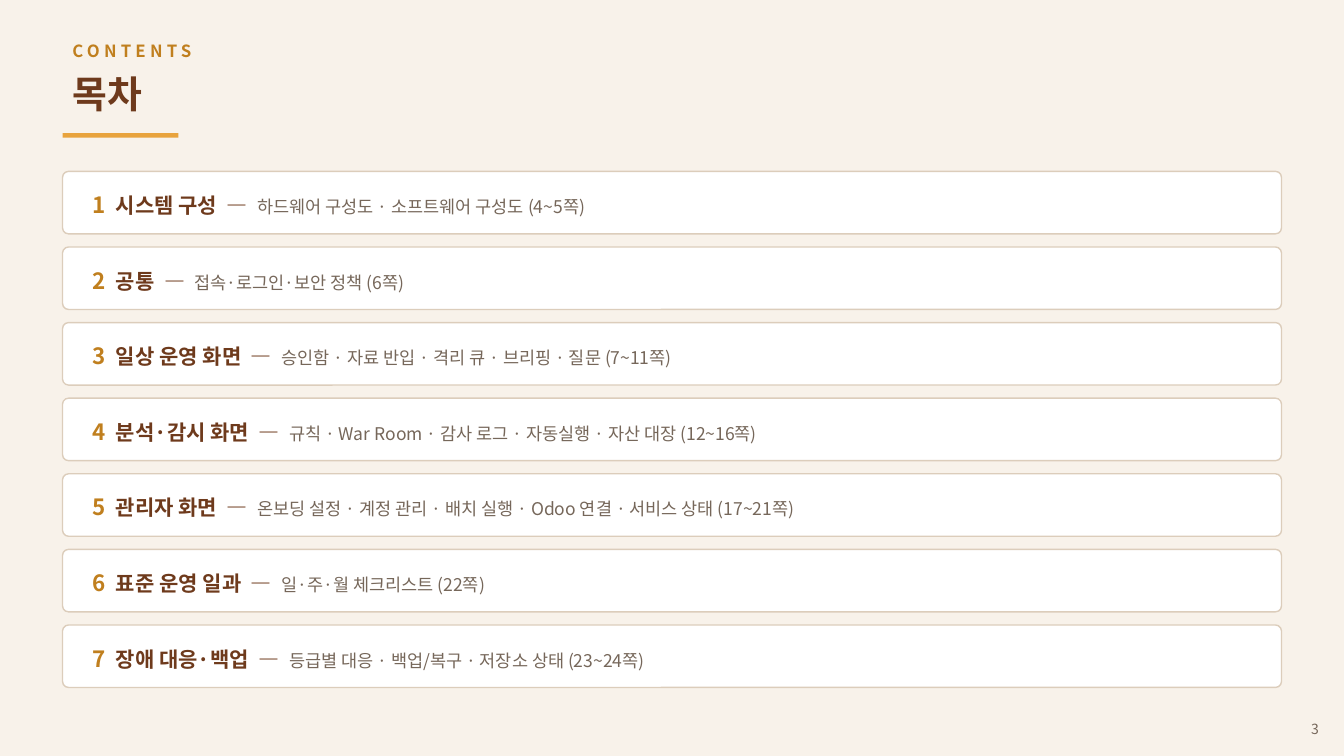
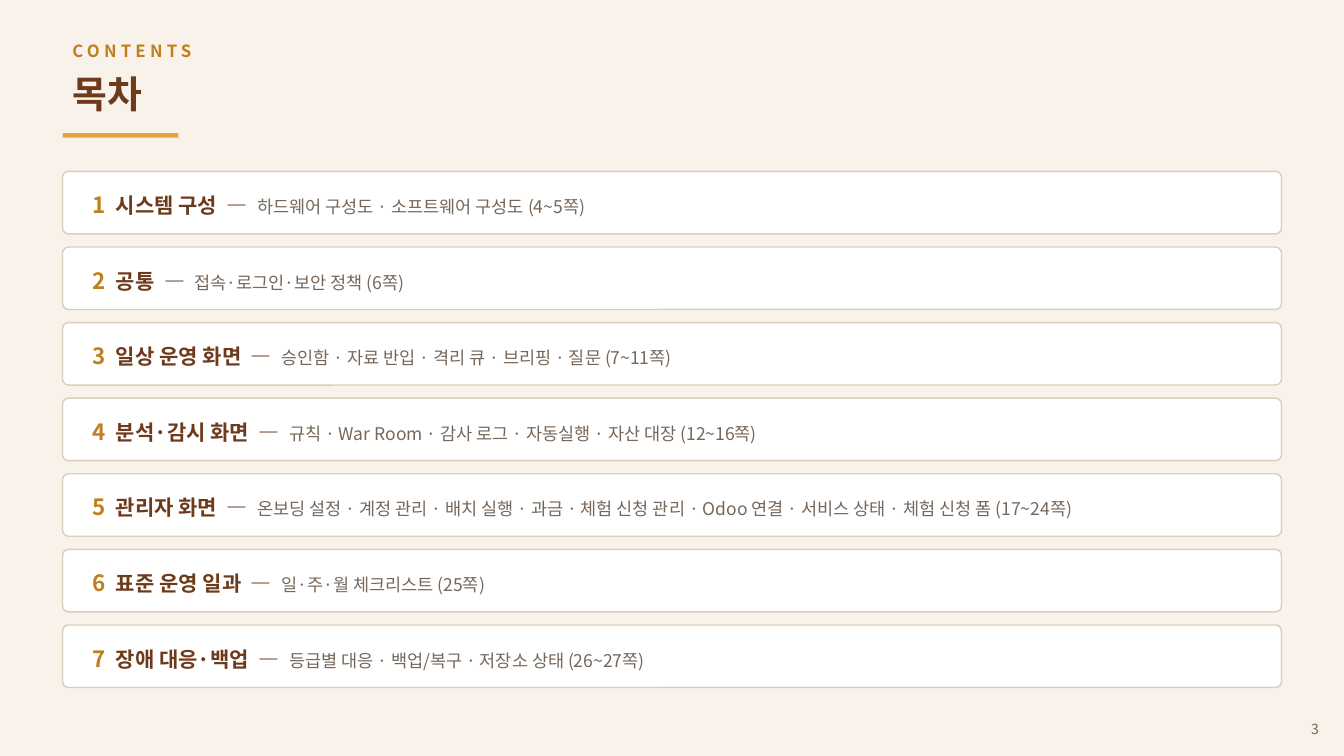
Before and after one commit to asclhg-web/thirdbrain-web, a slide deck: slide 3 of docs/presentations/AX_Operations_Manual_v2.pptx. Drawn at 1344x756 pixels with LibreOffice and Linux fonts; fonts in the diff are those of the drawing. Boxes give left, top, right and bottom in pixels: in the first picture for what was removed or moved away, otherwise in the second. Text is boxed around its words. In the diff, an @@ line names an element or a change of style, - is before the commit and + after.

```diff
--- a/docs/presentations/AX_Operations_Manual_v2.pptx
+++ b/docs/presentations/AX_Operations_Manual_v2.pptx
@@ text at [93,497,1072,519]: text changed @@
-5 관리자 화면 — 온보딩 설정 · 계정 관리 · 배치 실행 · Odoo 연결 · 서비스 상태 (17~21쪽)
+5 관리자 화면 — 온보딩 설정 · 계정 관리 · 배치 실행 · 과금 · 체험 신청 관리 · Odoo 연결 · 서비스 상태 · 체험 신청 폼 (17~24쪽)
@@ text at [93,573,485,595]: text changed @@
-6 표준 운영 일과 — 일·주·월 체크리스트 (22쪽)
+6 표준 운영 일과 — 일·주·월 체크리스트 (25쪽)
@@ text at [93,649,644,671]: text changed @@
-7 장애 대응·백업 — 등급별 대응 · 백업/복구 · 저장소 상태 (23~24쪽)
+7 장애 대응·백업 — 등급별 대응 · 백업/복구 · 저장소 상태 (26~27쪽)
```
Also in this commit, not shown: 9 other slides changed, 3 slides added, 1 other file.
